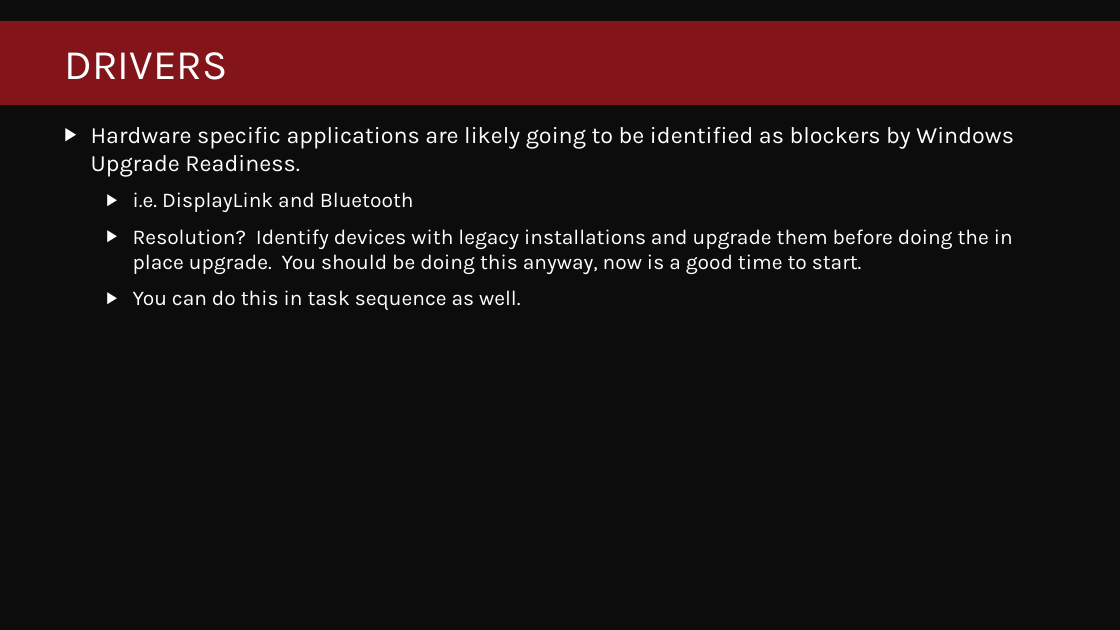
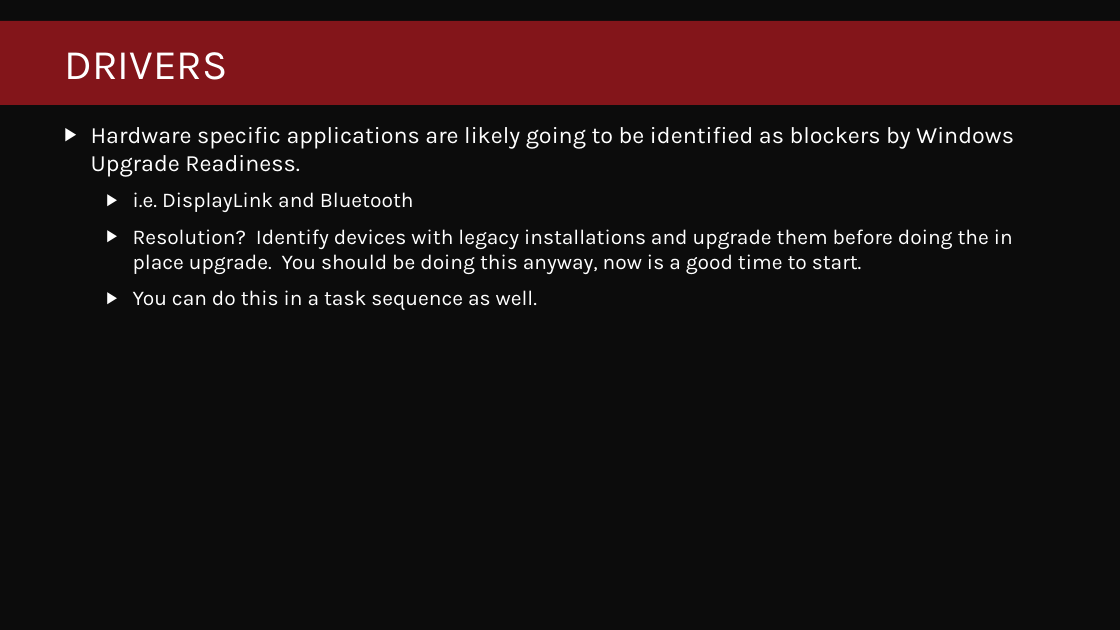
Before and after one commit to fredbainbridge/WindowsUpgradeReadiness, a slide deck: slide 19 of MMS 2017 - Windows Upgrade Readiness.pptx. Drawn at 1120x630 pixels with LibreOffice and Linux fonts; fonts in the diff are those of the drawing; background and template pictures are left out. Boxes give left, top, right and bottom in pixels: in the first picture for what was removed or moved away, otherwise in the second. Text is boxed around its words. In the diff, an @@ line names an element or a change of style, - is before the commit and + after.

```diff
--- a/MMS 2017 - Windows Upgrade Readiness.pptx
+++ b/MMS 2017 - Windows Upgrade Readiness.pptx
@@ text at bbox=[133, 290, 537, 310]: text changed @@
-  ▶ You can do this in task sequence as well.
+  ▶ You can do this in a task sequence as well.
```
Also in this commit, not shown: 2 other slides changed, 1 slide added.
